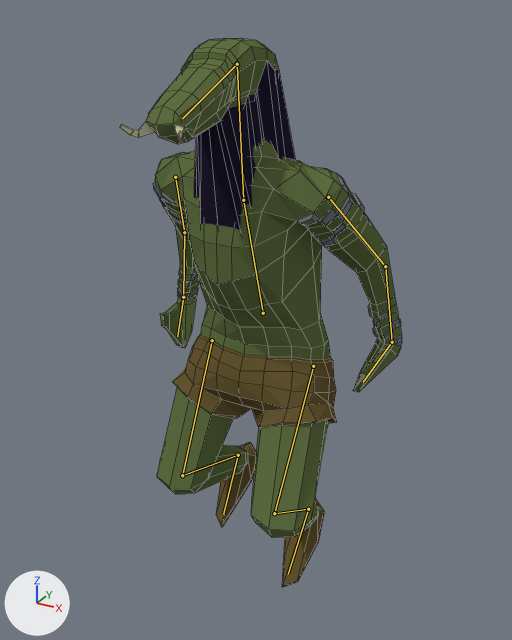
Renders of the Blender file Assets/Enemys/Meshes/inamic final 3.blend from each side of a commit.
The view is the same before and after, from a 50 mm lens placed at (3.61, -6.53, 6.76), pointed at (0.12, -0.2, 3.59). Arrows for +X, +Y and +Z are at lower left; the lights stay in place. Both versions are drawn at frame 7 of the action 'Run'; the numbers are the values there. The bones that bend it are drawn over the model as lines. Mesh edges are drawn as thin lines.
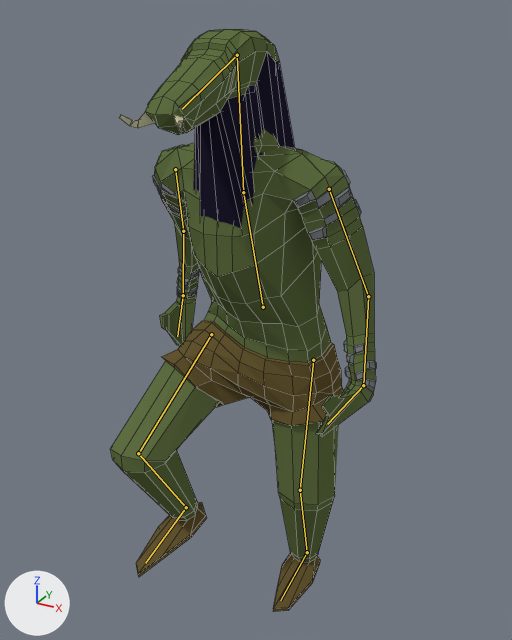
The change in detail:
Bone 'Chest' (bone_chest) moves from (0.01, -0.12, 0.01) to (0.01, -0.04, 0.0).
Bone 'Foot IK.L' (bone_foot_ik_l) moves from (-0.07, 0.24, 0.63) to (-0.07, 0.24, -0.09).
Bone 'Foot IK.R' (bone_foot_ik_r) moves from (0.07, 0.58, 0.83) to (0.07, -0.72, 0.83).
Bone 'Arm IK.L' (bone_arm_ik_l) moves from (-2.35, 0.0, -2.32) to (-2.35, -1.0, -2.32).

Location of each change, [x1, y1, x2, y2] in pixels of the pictures (512 x 640 px):
'Cylinder', posed (6% taller): before [120, 38, 402, 587]; after [110, 29, 376, 612]
bone 'Chest', root to tip: before (263, 313) to (243, 200); after (263, 307) to (243, 192)
